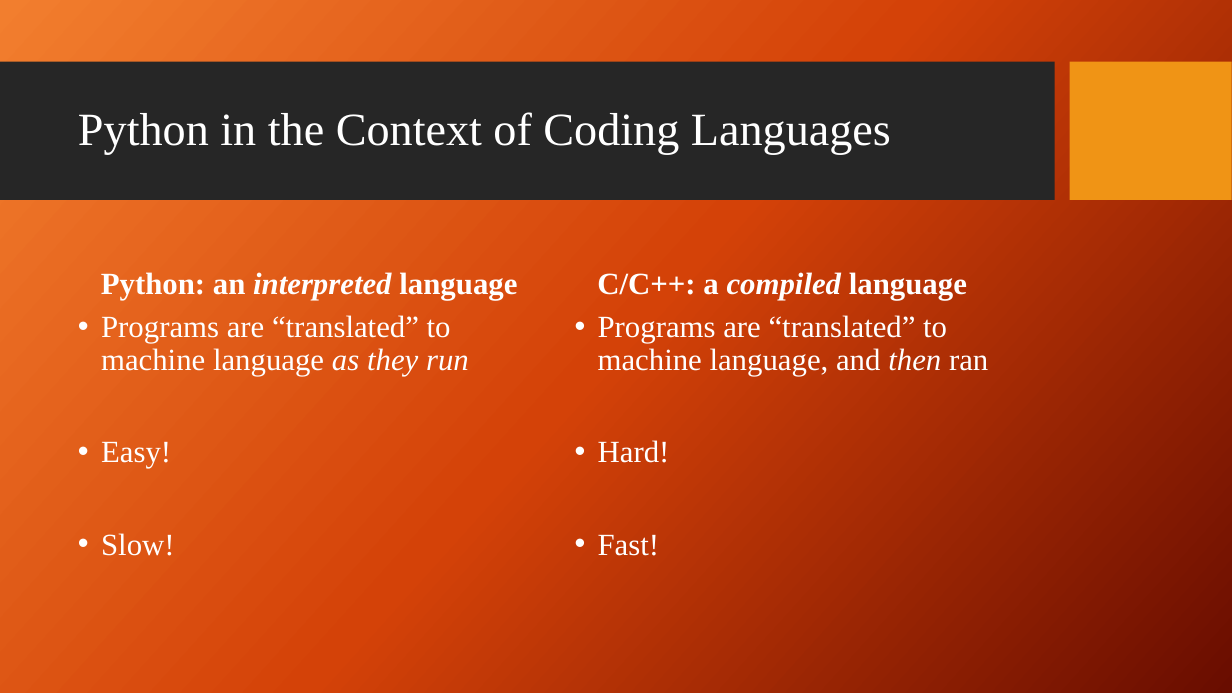
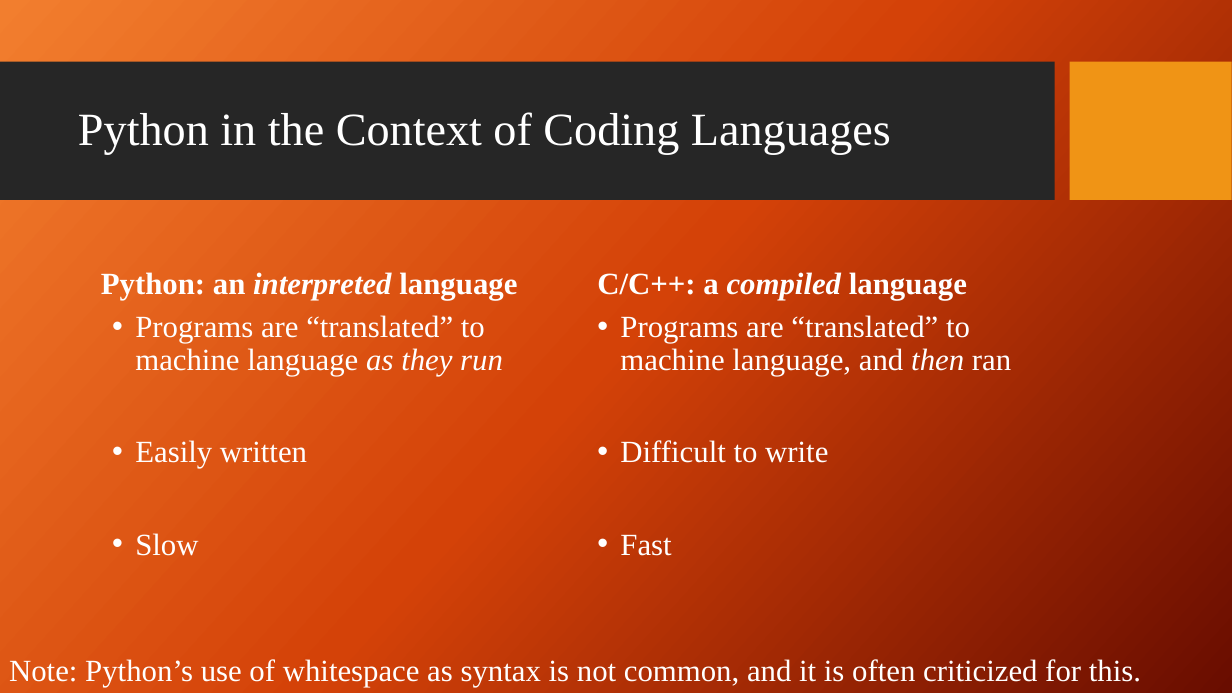
Before and after one commit to giganano/PythonBootcamp, a slide deck: slide 3 of slides/context.pptx. Drawn at 1232x693 pixels with LibreOffice and Linux fonts; fonts in the diff are those of the drawing; background and template pictures are left out. Boxes give left, top, right and bottom in pixels: in the first picture for what was removed or moved away, otherwise in the second. Text is boxed around its words. In the diff, an @@ line names an element or a change of style, - is before the commit and + after.

```diff
--- a/slides/context.pptx
+++ b/slides/context.pptx
@@ text "Programs are “translated” to machine ...": place and size @@
-text "Programs are “translated” to machine ..." at [101,315,469,556]
+text "Programs are “translated” to machine ..." at [135,315,503,556]
@@ text "Programs are “translated” to machine ...": place and size @@
-text "Programs are “translated” to machine ..." at [598,315,988,556]
+text "Programs are “translated” to machine ..." at [620,315,1011,556]
@@ text at [135,440,307,556]: text changed @@
-• Easy!
-• Slow!
+• Easily written
+• Slow
@@ text at [620,440,828,556]: text changed @@
-• Hard!
-• Fast!
+• Difficult to write
+• Fast
@@ text added at [9,659,1141,687], 24 pt, text #FFFFFF @@
+Note: Python’s use of whitespace as syntax is not common, and it is often criticized for this.
```
Also in this commit, not shown: 2 other slides changed, 2 slides added, 1 slide removed, 11 other files.
